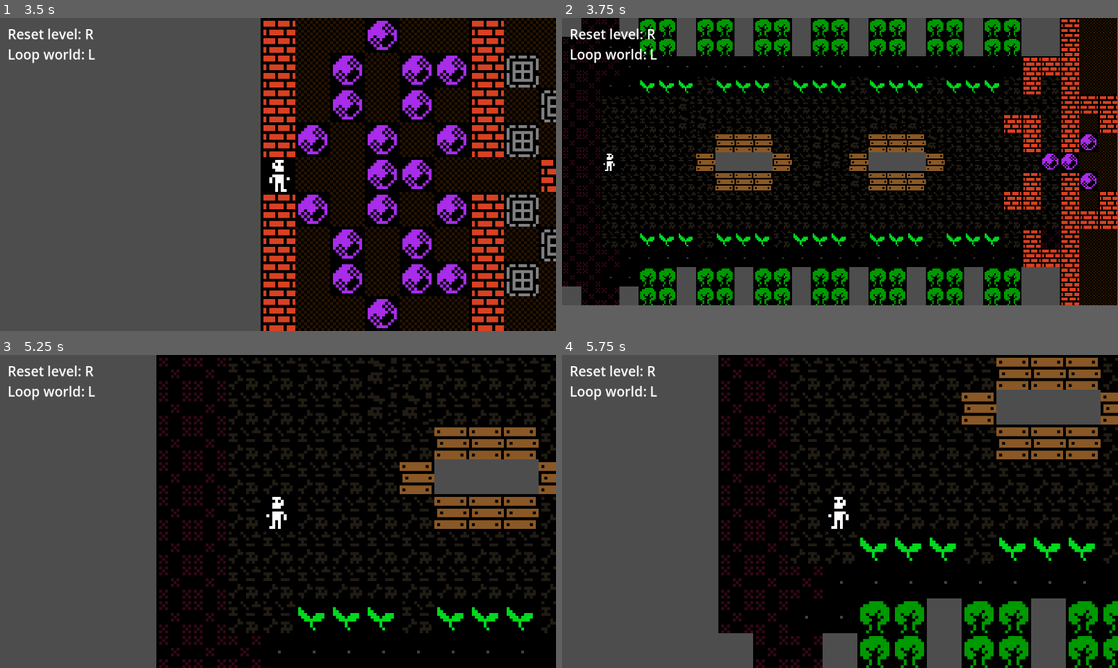
Above: before the commit, frames 1-4 (two rows, left to right).
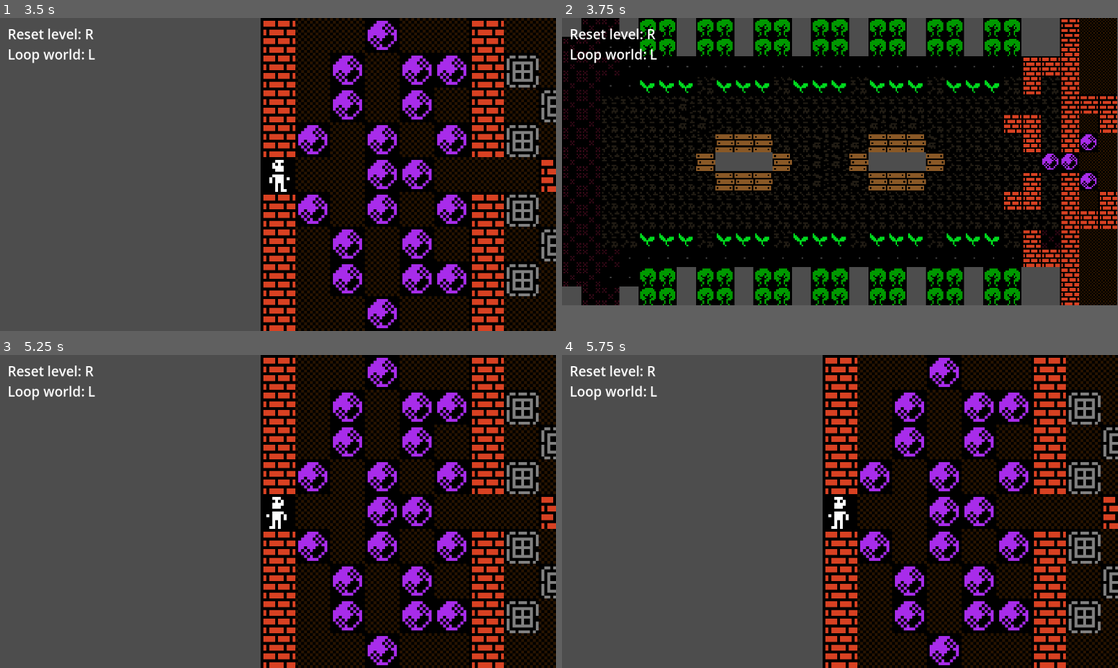
Above: after the commit, the same moments.

Repository: janhrastnik/gmtk2025
Game: Godot game, scene res://scenes/Lab_world.tscn
Two runs of this game, one before a commit and one after it. Both use one fixed random seed, a clock stepped at 60 frames per second and the inputs below.
Inputs:
- Up to frame 1 (3.5 s): tap Enter at 0.5 s; hold D (right) 0.53-1.28 s; hold C (camera_toggle) 0.53-1.28 s; hold S (down) 1.28-2.03 s; tap L (loop) at 1.35, 2.85 s; tap R (reset) at 2 s; hold D (right) 2.03-2.78 s; hold C (camera_toggle) 2.03-2.78 s; hold W (up) from 2.78 s (still down)
- Up to frame 2 (3.75 s): tap R (reset) at 3.5 s; release W (up) at 3.53 s; hold A (left) from 3.53 s (still down); hold C (camera_toggle) from 3.53 s (still down)
- Up to frame 3 (5.25 s): release C (camera_toggle) at 4.28 s; tap L (loop) at 4.35 s; tap R (reset) at 5 s; release A (left) at 5.03 s; hold S (down) from 5.03 s (still down); hold C (camera_toggle) from 5.03 s (still down)
- Up to frame 4 (5.75 s): keep holding S (down); keep holding C (camera_toggle)

Frame 1 is identical in both runs. In frame 2, less than 0.1% of the frame differs, in the area x 7-11%, y 43-49%; in frame 3, 48%; in frame 4, 50%, in the area x 28-100%, y 0-100%.

Commit message:
changed how camera switches

Diff:
--- a/scenes/level_area.gd
+++ b/scenes/level_area.gd
@@ -1,6 +1,9 @@
 @tool
 class_name LevelArea
 extends Area2D
+
+# we hold a player reference
+var player: Player = null
 
 @export var level_shape: RectangleShape2D:
 	set(new_shape):
@@ -33,14 +36,17 @@
 func _on_area_entered(area: Area2D) -> void:
 	var parent = area.get_parent()
 	if parent is Player:
-		# print("emited")
-		parent.current_level = self
-		parent.set_starting_level_position(parent.position)
-		GameData.camera_move_events.emit(position, level_shape.size)
+		player = parent
+		if not player.current_level:
+			switch_level_area(player)
+		else:
+			player.next_level = self
 
-		# we didn't really need to find objects til now
-		if not has_fetched_objects:
-			should_fetch_objects = true
+func _on_area_exited(area: Area2D) -> void:
+	if player:
+		if player.next_level and player.current_level == self:
+			player.next_level.switch_level_area(player)
+
 
 func find_level_objects():
 	# We find objects that belong to this level. We do this so that when the player
@@ -62,3 +68,13 @@
 		# a bit fucky because this is dynamic
 		# we don't exactly know what the object is and if it has reset_state() call
 		object.reset_state()
+
+func switch_level_area(player: Player):
+		# print("emited")
+		player.current_level = self
+		player.set_starting_level_position(player.position)
+		GameData.camera_move_events.emit(position, level_shape.size)
+
+		# we didn't really need to find objects til now
+		if not has_fetched_objects:
+			should_fetch_objects = true
--- a/scenes/level_area.tscn
+++ b/scenes/level_area.tscn
@@ -10,3 +10,4 @@
 position = Vector2(96, 54)
 
 [connection signal="area_entered" from="." to="." method="_on_area_entered"]
+[connection signal="area_exited" from="." to="." method="_on_area_exited"]
--- a/scenes/player/player.gd
+++ b/scenes/player/player.gd
@@ -13,6 +13,9 @@
 
 # reference to the level_area the player is currently in
 var current_level: LevelArea = null
+
+# reference to the level_area that the player is entering
+var next_level: LevelArea = null
 
 # references to objects player can interact with
 var object_up = null
